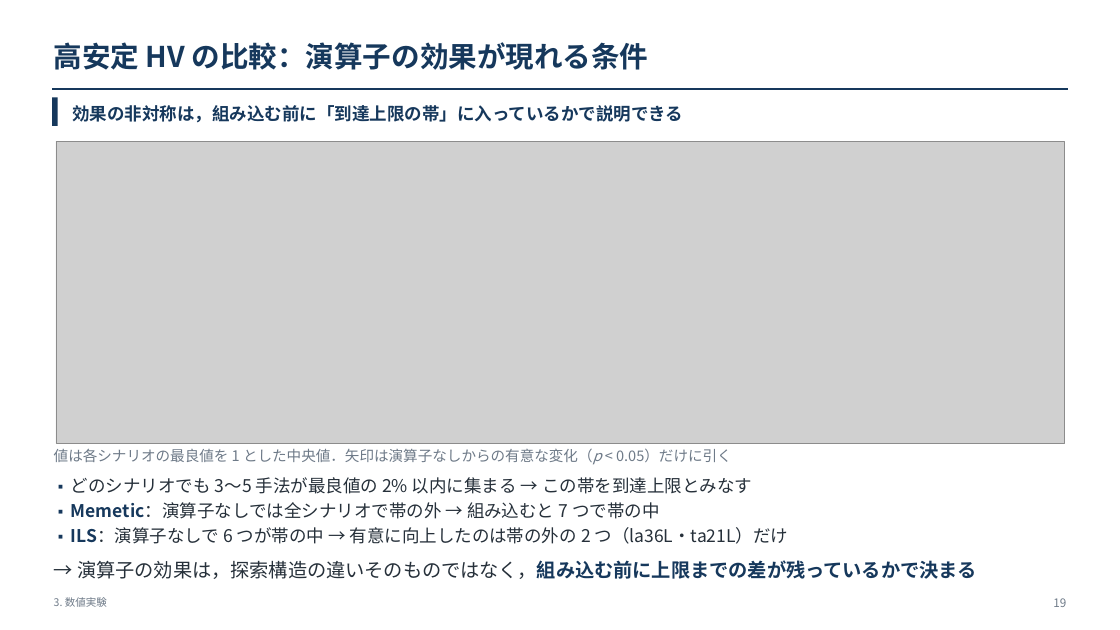
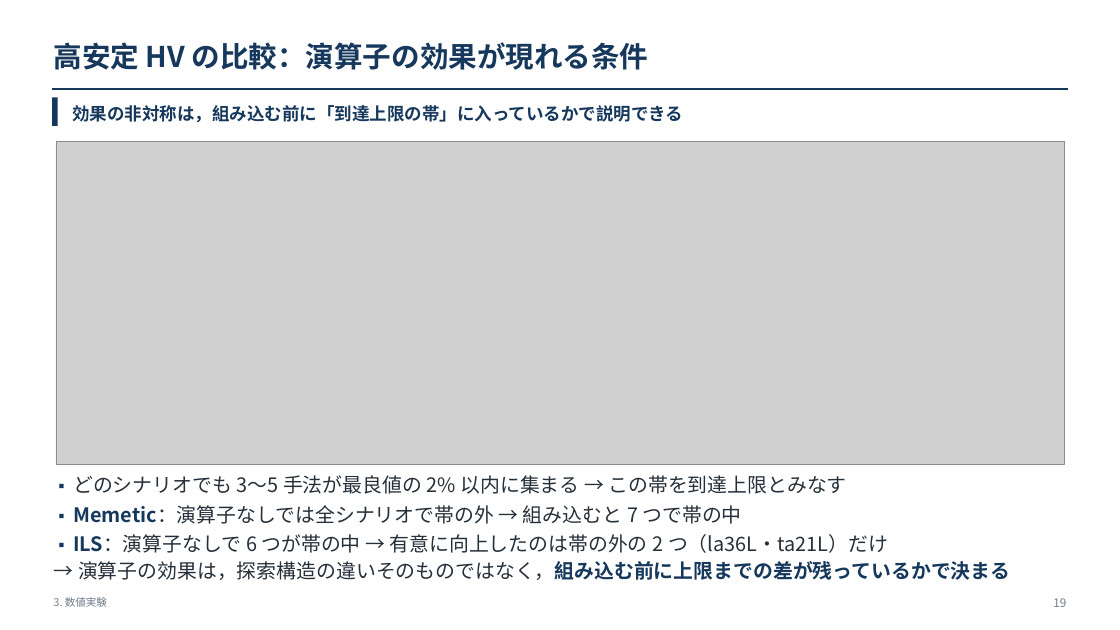
Before and after one commit to kitotakumi/stability_scheduling, a slide deck: slide 19 of doc/presentation_materials/JIMA2026fall_発表.pptx. Drawn at 1120x630 pixels with LibreOffice and Linux fonts; fonts in the diff are those of the drawing; grey boxes stand for pictures. Boxes give left, top, right and bottom in pixels: in the first picture for what was removed or moved away, otherwise in the second. Text is boxed around its words. In the diff, an @@ line names an element or a change of style, - is before the commit and + after.

```diff
--- a/doc/presentation_materials/JIMA2026fall_発表.pptx
+++ b/doc/presentation_materials/JIMA2026fall_発表.pptx
@@ picture: place and size @@
-picture at (56,141,1065,444)
+picture at (56,141,1065,465)
@@ text removed at (54,448,732,465) @@
-値は各シナリオの最良値を 1 とした中央値．矢印は演算子なしからの有意な変化（p < 0.05）だけに引く
@@ text "▪ どのシナリオでも 3〜5 手法が最良値の 2% ..." at (73,475,888,553): size 12 to 13.6 pt in "▪", "▪", "▪"; size 15 to 17 pt; more space between paragraphs @@
@@ text "→ 演算子の効果は，探索構造の違いそのものではなく，組み込む前に上限までの差が残っているかで決まる" at (78,561,1011,580): size 16.5 to 17 pt @@
```
Also in this commit, not shown: 5 other files.
